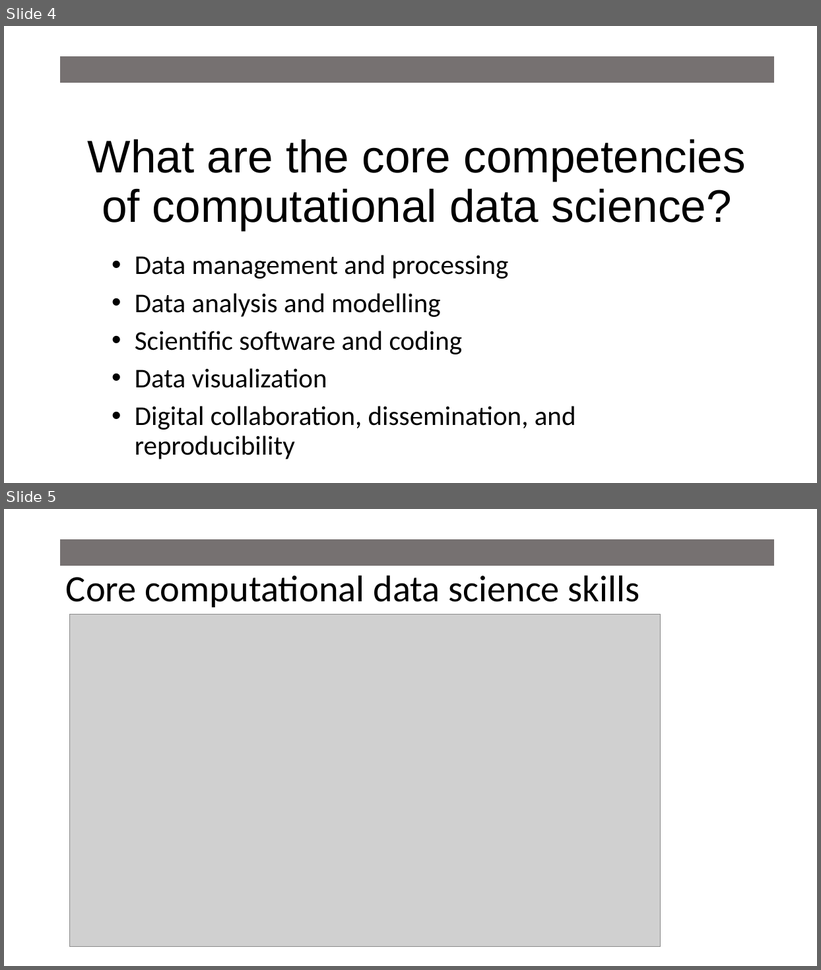
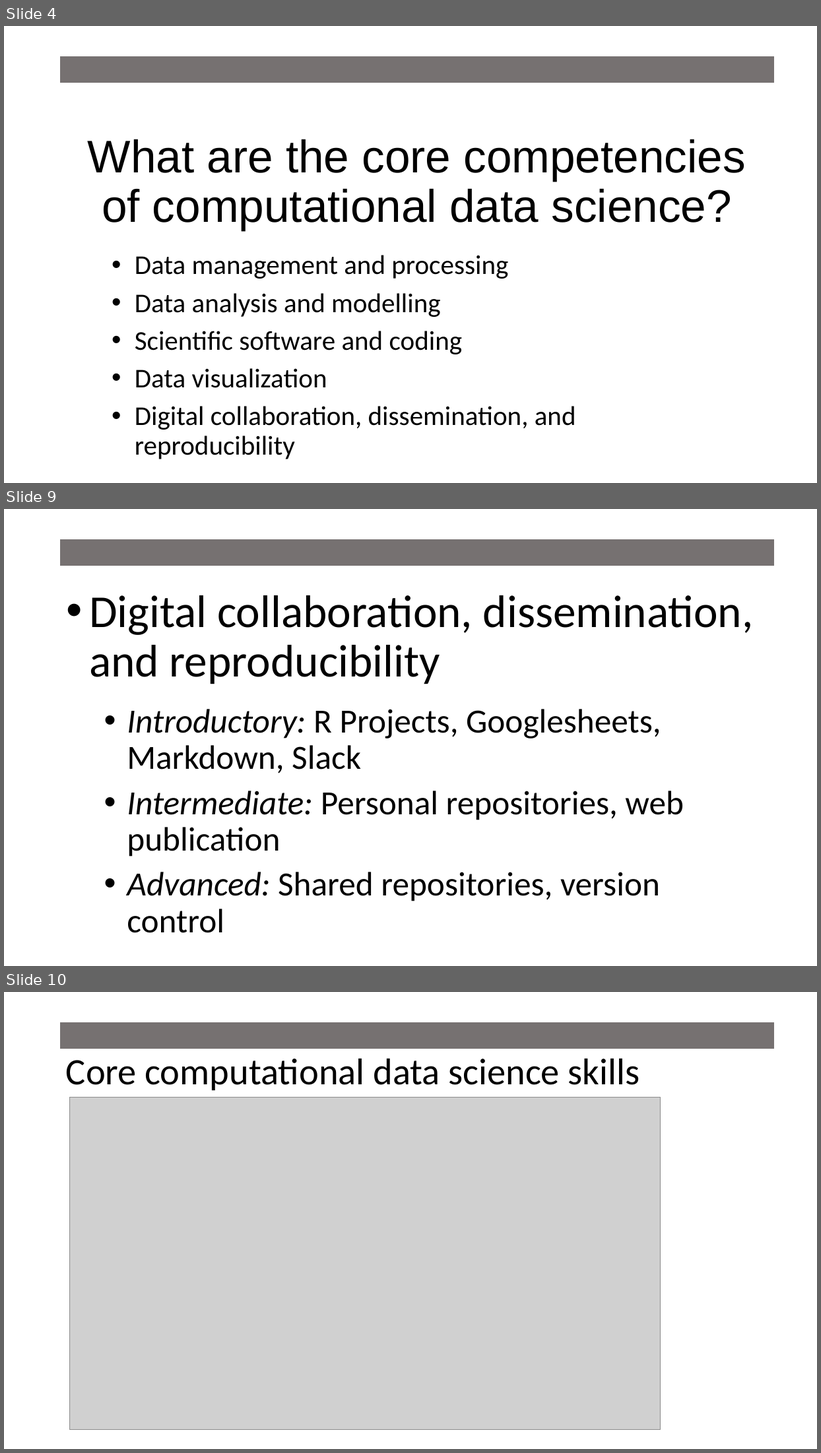
Before and after one commit to mlammens/ESA2019-BEDENet, a slide deck: docs/ESA2019DataScienceFundamentals.pptx. Shown one above the other, each under a label of ours: slides 4 and 5 before the commit, slides 4, 9 and 10 after it; the slides between them are not shown. The pictures are 821x970 and 821x1453 pixels, drawn with LibreOffice and Linux fonts; fonts in the diff are those of the drawing; grey boxes stand for pictures. Boxes give left, top, right and bottom in pixels: in the first picture for what was removed or moved away, otherwise in the second. Text is boxed around its words. In the diff, an @@ line names an element or a change of style, - is before the commit and + after.

```diff
--- a/docs/ESA2019DataScienceFundamentals.pptx
+++ b/docs/ESA2019DataScienceFundamentals.pptx
@@ slide 9 added at <box>4,509,817,966</box>, background #FFFFFF @@
@@ rectangle added at <box>60,540,774,566</box>, fill #767171, outline #767171 1 pt @@
@@ title added at <box>89,595,754,685</box>, 54 pt, text #000000 @@
+• Digital collaboration, dissemination, and reproducibility
@@ subtitle added at <box>127,709,684,933</box>, 40 pt, text #000000 @@
+• Introductory: R Projects, Googlesheets, Markdown, Slack
+• Intermediate: Personal repositories, web publication
+• Advanced: Shared repositories, version control
@@ what was slide 5 is now slide 10 @@
```
Also in this commit, not shown: 4 other slides added.
